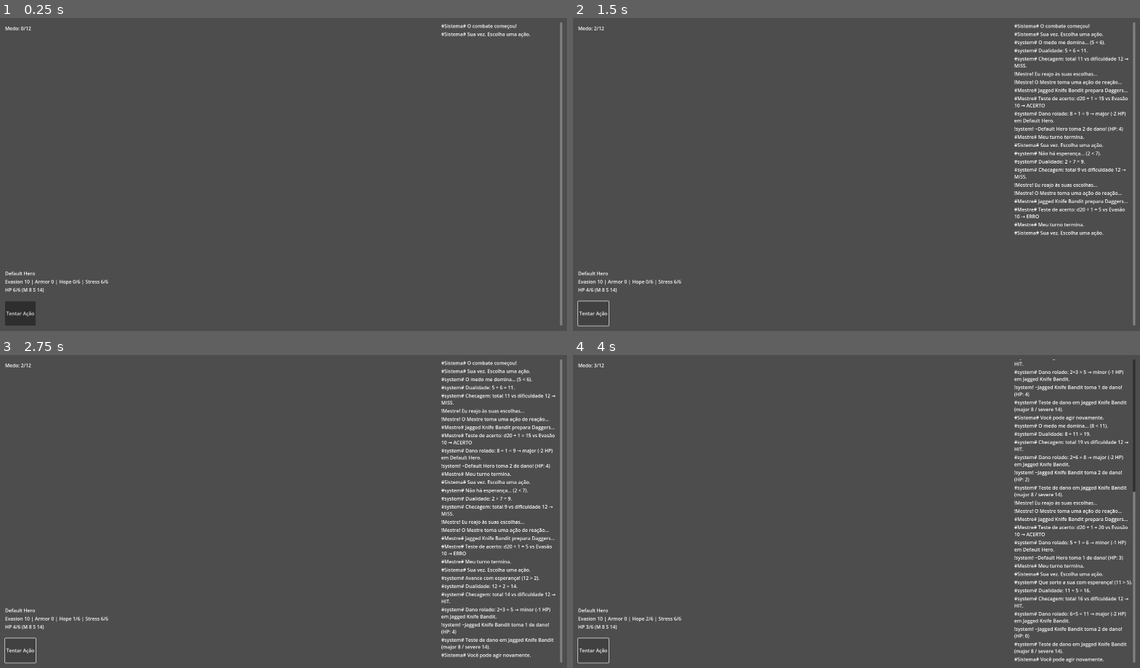
Above: before the commit, frames 1-4 (two rows, left to right).
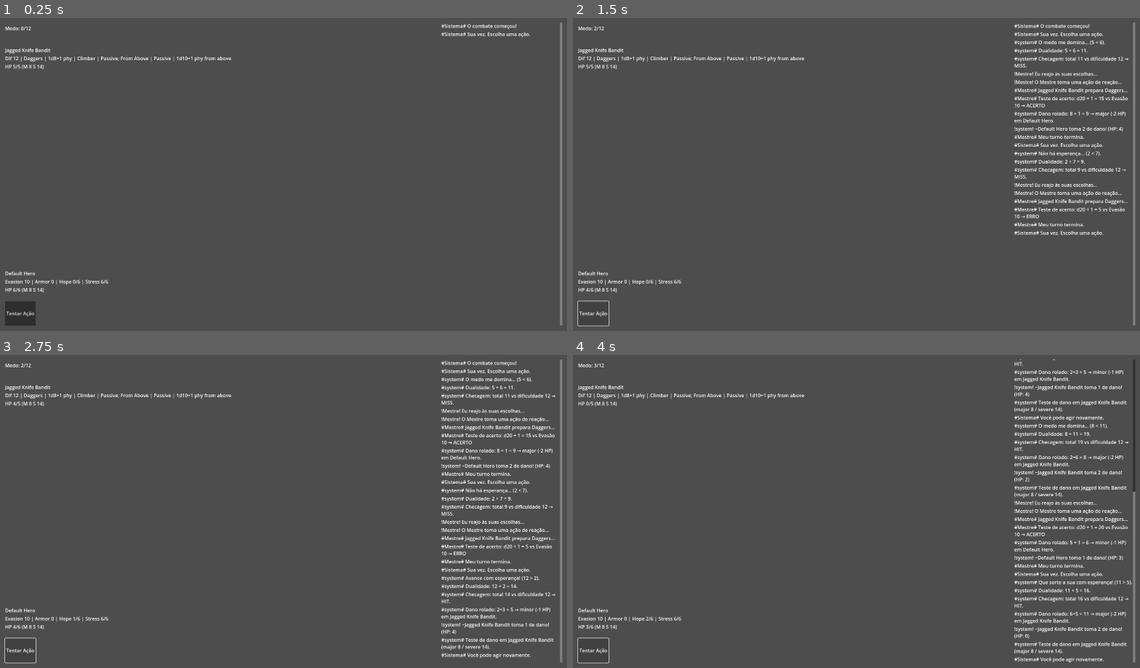
Above: after the commit, the same moments.

Repository: lucsantunes/daggerheart
Game: Godot game, scene res://scenes/CombatScene.tscn
Same seed, same stepped clock (60 frames per second), same inputs: the game is played once before the commit and once after it. The project has no main scene, so this scene is started directly.
Inputs:
- Up to frame 1 (0.25 s): no input
- Up to frame 2 (1.5 s): click "Tentar Ação" at 0.5 s; click "Tentar Ação" at 1.25 s
- Up to frame 3 (2.75 s): click "Tentar Ação" at 2 s
- Up to frame 4 (4 s): tap Enter at 2.75 s; tap L at 2.85, 3.6 s; tap Space at 3.5 s

The runs differ from the first frame. In frame 1, 0.4% of the frame differs, in the area x 0-41%, y 9-17%; in frame 2, 0.4%; in frame 3, 0.4%; in frame 4, 0.4%.
Error before the commit: Invalid call. Nonexistent function 'has_variable' in base 'VBoxContainer (monster_character.gd)'. (res://scripts/ui_enemy_status_panel.gd:49)

Commit message:
Refactor UI enemy status binding logic to safely retrieve monster data. Implement checks for data existence and type, ensuring robust handling of empty or missing data before UI updates.

Diff:
--- a/scripts/ui_enemy_status_panel.gd
+++ b/scripts/ui_enemy_status_panel.gd
@@ -46,9 +46,12 @@
 	if _bound_monsters.has(mc):
 		return
 	# Ensure data exists before creating UI
-	if not mc.has_variable("data"):
-		return
-	if typeof(mc.data) != TYPE_DICTIONARY or mc.data.is_empty():
+	var bag: Dictionary = {}
+	if mc and mc.has_method("get"):
+		var maybe = mc.get("data")
+		if typeof(maybe) == TYPE_DICTIONARY:
+			bag = maybe
+	if bag.is_empty():
 		return
 	_bound_monsters.append(mc)
 	var card := _create_card_for(mc)
